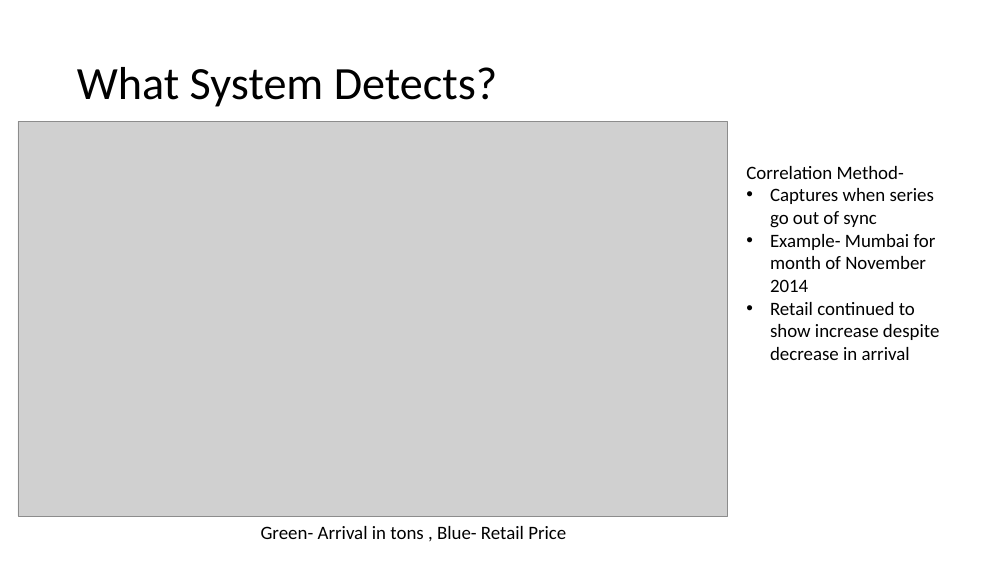
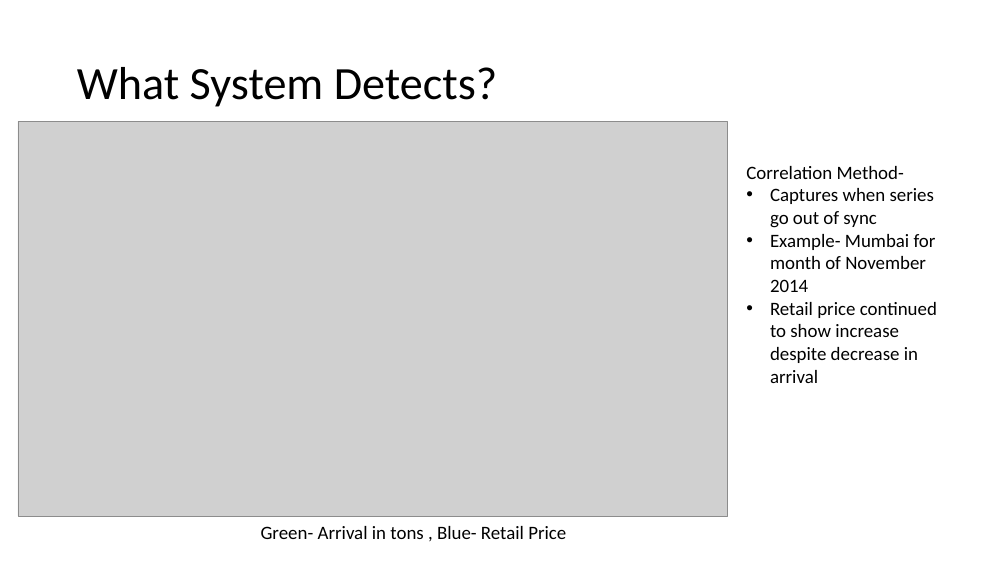
Before and after one commit to baldvaritesh/mtp, a slide deck: slide 7 of thesisPresentation/Thesis - Updated.pptx. Drawn at 1008x567 pixels with LibreOffice and Linux fonts; fonts in the diff are those of the drawing; grey boxes stand for pictures. Boxes give left, top, right and bottom in pixels: in the first picture for what was removed or moved away, otherwise in the second. Text is boxed around its words. In the diff, an @@ line names an element or a change of style, - is before the commit and + after.

```diff
--- a/thesisPresentation/Thesis - Updated.pptx
+++ b/thesisPresentation/Thesis - Updated.pptx
@@ text at box(770, 302, 937, 383): text changed @@
-• Retail continued to show increase despite decrease in arrival
+• Retail price continued to show increase despite decrease in arrival
```
Also in this commit, not shown: 8 other slides changed.
